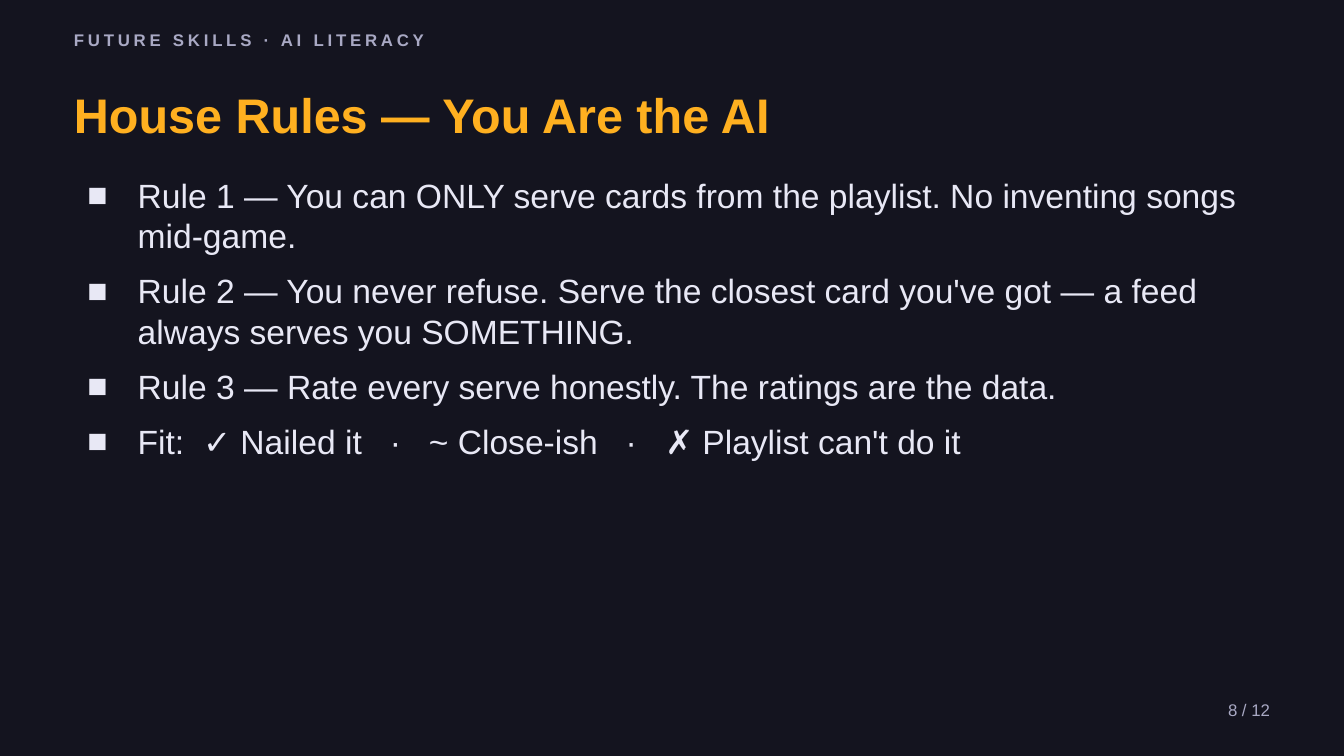
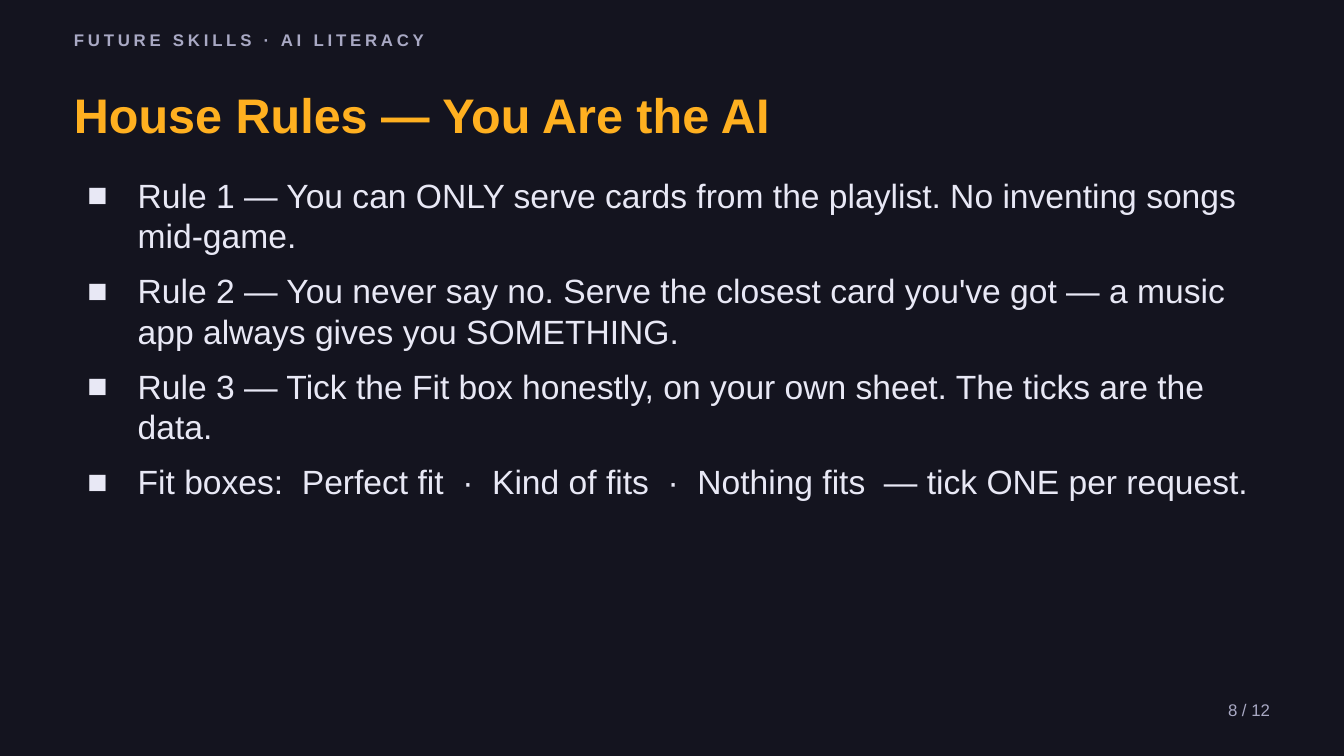
Before and after one commit to phiunit/tptphi, a slide deck: slide 8 of products/ai-training-data-crate/dist/What's in the Playlist - Slides.pptx. Drawn at 1344x756 pixels with LibreOffice and Linux fonts; fonts in the diff are those of the drawing. Boxes give left, top, right and bottom in pixels: in the first picture for what was removed or moved away, otherwise in the second. Text is boxed around its words. In the diff, an @@ line names an element or a change of style, - is before the commit and + after.

```diff
--- a/products/ai-training-data-crate/dist/What's in the Playlist - Slides.pptx
+++ b/products/ai-training-data-crate/dist/What's in the Playlist - Slides.pptx
@@ text at [138,278,1247,501]: text changed @@
-■ Rule 2 — You never refuse. Serve the closest card you've got — a feed always serves you SOMETHING.
-■ Rule 3 — Rate every serve honestly. The ratings are the data.
-■ Fit: ✓ Nailed it · ~ Close-ish · ✗ Playlist can't do it
+■ Rule 2 — You never say no. Serve the closest card you've got — a music app always gives you SOMETHING.
+■ Rule 3 — Tick the Fit box honestly, on your own sheet. The ticks are the data.
+■ Fit boxes: Perfect fit · Kind of fits · Nothing fits — tick ONE per request.
```
Also in this commit, not shown: 9 other slides changed, 32 other files.
